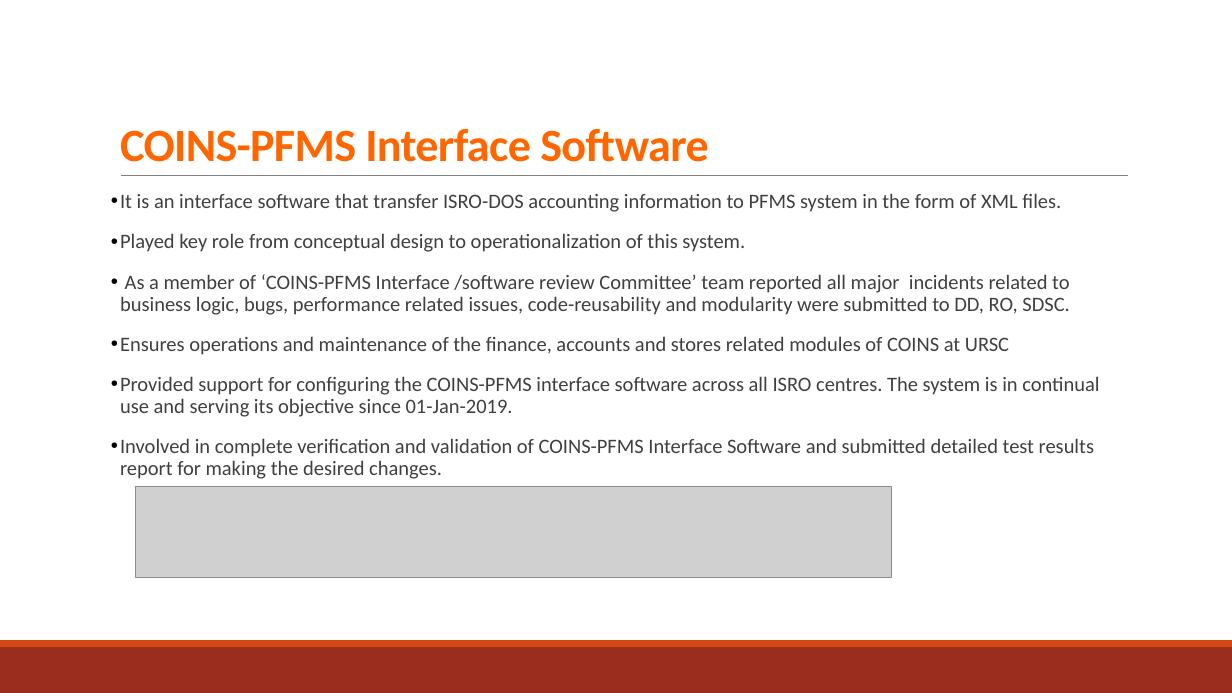
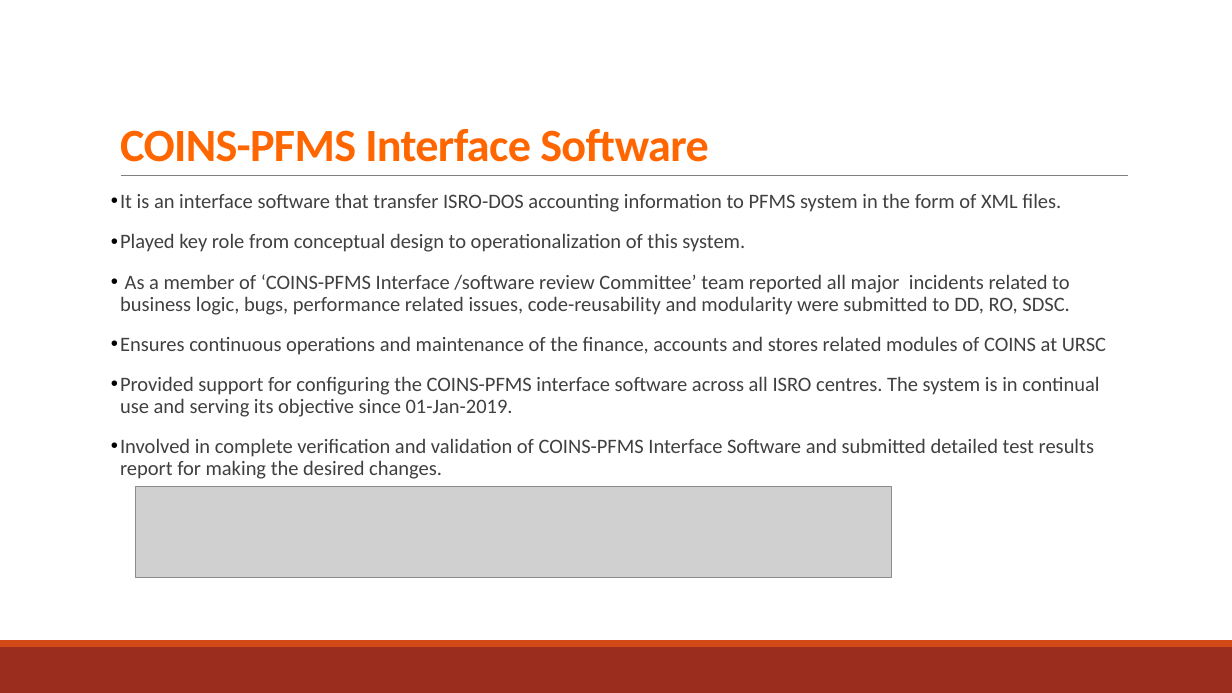
Before and after one commit to NavdeepGarg/DPC_Repo, a slide deck: slide 4 of handOutSources/navdeep.pptx. Drawn at 1232x693 pixels with LibreOffice and Linux fonts; fonts in the diff are those of the drawing; grey boxes stand for pictures. Boxes give left, top, right and bottom in pixels: in the first picture for what was removed or moved away, otherwise in the second. Text is boxed around its words. In the diff, an @@ line names an element or a change of style, - is before the commit and + after.

```diff
--- a/handOutSources/navdeep.pptx
+++ b/handOutSources/navdeep.pptx
@@ text at box(120, 336, 1106, 355): text changed @@
-• Ensures operations and maintenance of the finance, accounts and stores related modules of COINS at URSC
+• Ensures continuous operations and maintenance of the finance, accounts and stores related modules of COINS at URSC
```
Also in this commit, not shown: 3 other slides changed.
